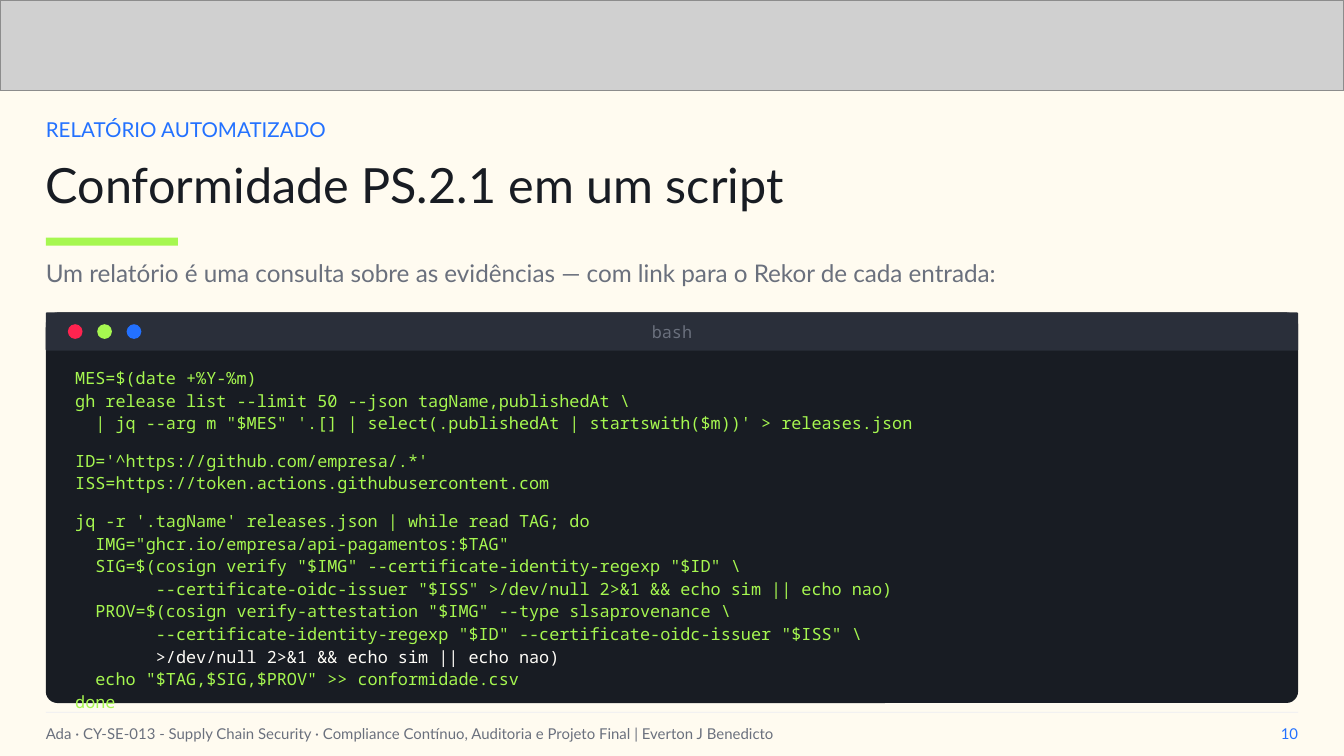
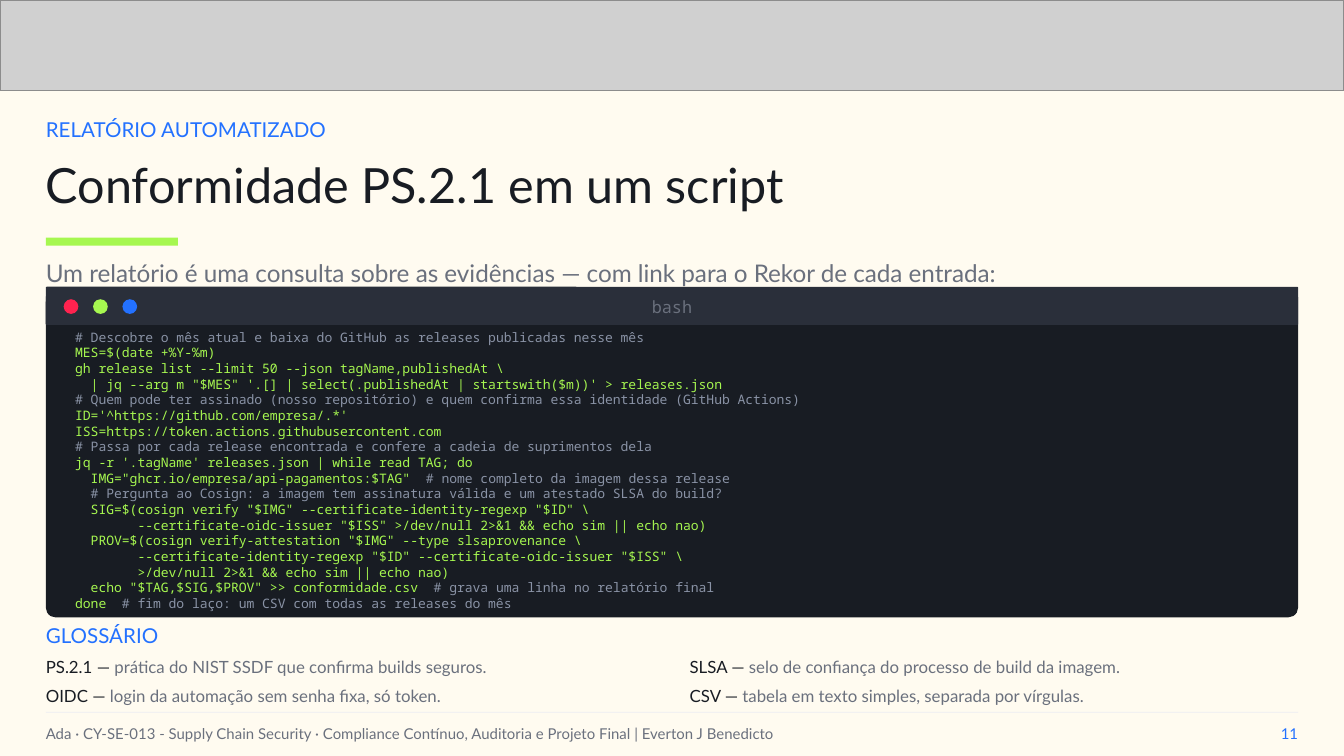
Before and after one commit to everton-dev/AdaTech.Aulas, a slide deck: slide 11 of CY-SE-013 - Supply Chain Security/slides/Aula_08_Compliance_Continuo_Auditoria_e_Projeto_Final.pptx (slide 10 before the commit). Drawn at 1344x756 pixels with LibreOffice and Linux fonts; fonts in the diff are those of the drawing; grey boxes stand for pictures. Boxes give left, top, right and bottom in pixels: in the first picture for what was removed or moved away, otherwise in the second. Text is boxed around its words. In the diff, an @@ line names an element or a change of style, - is before the commit and + after.

Commit message:
feat: enhance license policy and testing
- Updated license policy to differentiate OS packages from application dependencies.
- Added tests for ignoring OS packages and denying application packages incorrectly typed as libraries.
- Modified run scripts to generate JSON reports and optional HTML reports for vulnerability scans.
- Updated presentation slides for Aula 08.

```diff
--- a/CY-SE-013 - Supply Chain Security/slides/Aula_08_Compliance_Continuo_Auditoria_e_Projeto_Final.pptx
+++ b/CY-SE-013 - Supply Chain Security/slides/Aula_08_Compliance_Continuo_Auditoria_e_Projeto_Final.pptx
@@ text "bash": place and size @@
-text "bash" at [652,325,692,338]
+text "bash" at [652,300,692,313]
@@ rounded rectangle: place and size @@
-rounded rectangle at [46,313,1298,351]
+rounded rectangle at [46,286,1298,324]
@@ rounded rectangle: place and size @@
-rounded rectangle at [46,313,1298,704]
+rounded rectangle at [46,288,1298,618]
@@ text "# Descobre o mês atual ...": place and size @@
-text "# Descobre o mês atual ..." at [75,371,912,688]
+text "# Descobre o mês atual ..." at [75,332,800,594]
@@ 3 ellipses: place and size @@
-3 ellipses at [67,324,141,339]
+3 ellipses at [63,300,137,314]
@@ text at [75,347,722,579]: size 9 to 7 pt in "MES=$(date +%Y-%m)", "gh release list --limit 50 --json tagName,publishedAt ...", "| jq --arg m "$MES" '.[] | ...", "ID='^https://github.com/empresa/.*'" and 7 more places; text colour #FFFDF8 to #A6F750 in ">/dev/null 2>&1 && echo sim || echo ..."; line spacing 1.12 to 1 @@
@@ text at [91,332,644,345]: paragraph added @@
+# Descobre o mês atual e baixa do GitHub as releases publicadas nesse mês
@@ text at [91,394,800,407]: paragraph added @@
+# Quem pode ter assinado (nosso repositório) e quem confirma essa identidade (GitHub Actions)
@@ text at [91,441,652,454]: paragraph added @@
+# Passa por cada release encontrada e confere a cadeia de suprimentos dela
@@ text at [91,473,730,501]: text changed; size 9 to 7 pt; text colour #A6F750 to #8A93A6 @@
-IMG="ghcr.io/empresa/api-pagamentos:$TAG"
+IMG="ghcr.io/empresa/api-pagamentos:$TAG" # nome completo da imagem dessa release
+# Pergunta ao Cosign: a imagem tem assinatura válida e um atestado SLSA do build?
@@ text at [91,582,714,594]: text changed; size 9 to 7 pt; text colour #A6F750 to #8A93A6 @@
-echo "$TAG,$SIG,$PROV" >> conformidade.csv
-done
+echo "$TAG,$SIG,$PROV" >> conformidade.csv # grava uma linha no relatório final
+done # fim do laço: um CSV com todas as releases do mês
@@ text added at [46,626,158,643], 11 pt, text #2371FF @@
+GLOSSÁRIO
@@ text added at [46,660,487,676], 9 pt, text #6A707D @@
+PS.2.1 — prática do NIST SSDF que confirma builds seguros.
@@ text added at [46,689,441,705], 9 pt, text #6A707D @@
+OIDC — login da automação sem senha fixa, só token.
@@ text added at [690,660,1119,676], 9 pt, text #6A707D @@
+SLSA — selo de confiança do processo de build da imagem.
@@ text added at [690,689,1083,705], 9 pt, text #6A707D @@
+CSV — tabela em texto simples, separada por vírgulas.
@@ text at [1281,728,1298,739]: text changed @@
-10
+11
```
Also in this commit, not shown: 9 other slides changed, 1 slide added, 1 slide removed, 4 other files.
